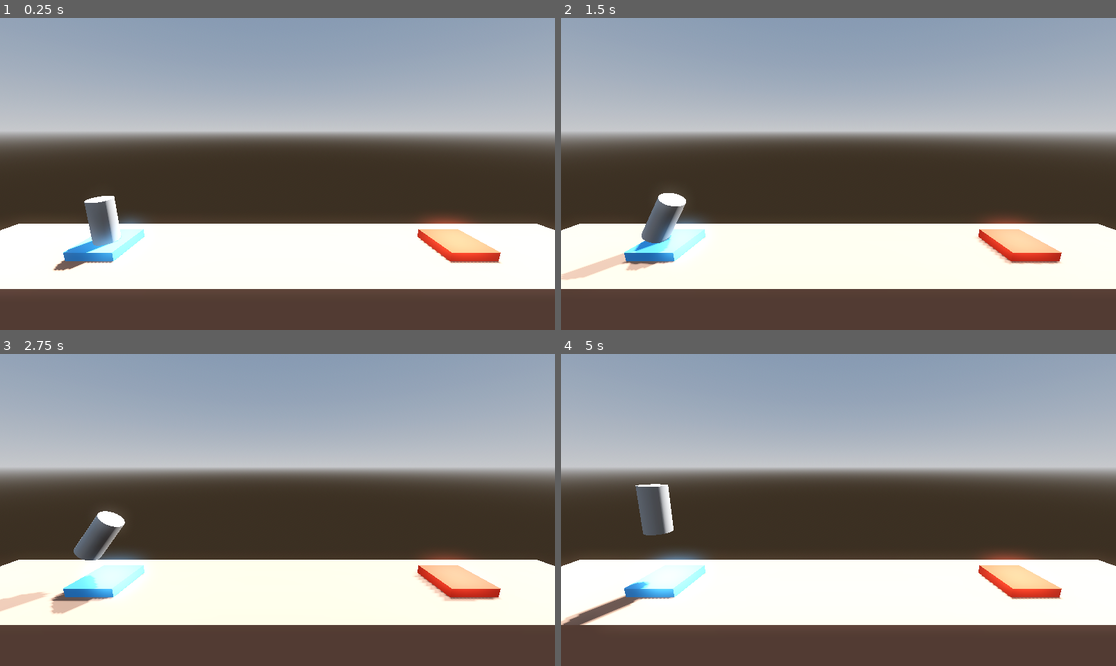
Above: before the commit, frames 1-4 (two rows, left to right).
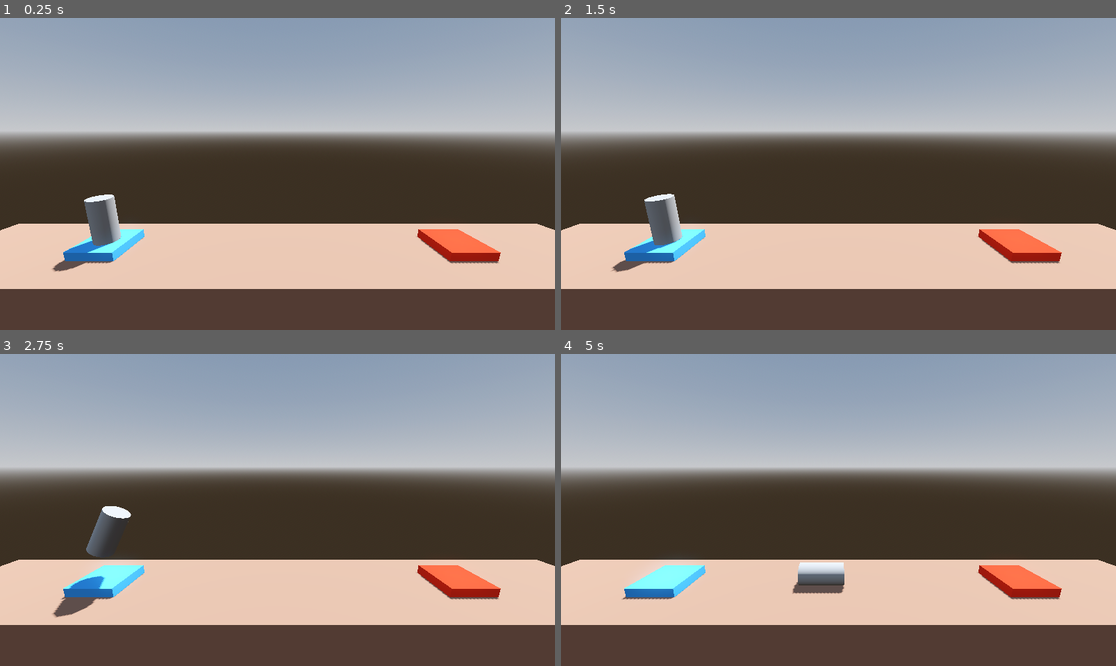
Above: after the commit, the same moments.

Repository: pyxn/godot-project-boost
Game: Godot game, scene res://Level/Level.tscn
Two runs of this game, one before a commit and one after it. Both use one fixed random seed, a clock stepped at 60 frames per second and the inputs below.
Inputs:
- Up to frame 1 (0.25 s): no input
- Up to frame 2 (1.5 s): tap Enter (ui_accept) at 0.5, 1.35 s; hold Right (ui_right) 0.53-1.28 s; hold Enter (ui_accept) 0.53-1.28 s; hold Left (ui_left) from 1.28 s (still down)
- Up to frame 3 (2.75 s): tap Enter (ui_accept) at 1.52, 1.82 s; release Left (ui_left) at 2.03 s; hold Right (ui_right) from 2.03 s (still down); hold Enter (ui_accept) from 2.03 s (still down)
- Up to frame 4 (5 s): release Enter (ui_accept) at 2.78 s; tap Enter (ui_accept) at 2.85, 3.02, 3.32, 4.35, 4.52, 4.82 s; release Right (ui_right) at 3.53 s; hold Enter (ui_accept) 3.53-4.28 s; hold Left (ui_left) from 3.53 s (still down)

The runs differ from the first frame. In frame 1, 21% of the frame differs, in the area x 0-100%, y 56-87%; in frame 2, 21%; in frame 3, 21%; in frame 4, 22%, in the area x 0-100%, y 41-87%.

Commit message:
rigidbody3d and physics to player to simulate rocket movement

Diff:
--- a/Player.gd
+++ b/Player.gd
@@ -1,10 +1,16 @@
-extends Node3D
+extends RigidBody3D
+
+var force_magnitude: float = 1000.00
+var torque_magnitude: float = 100.00
+
 
 # Called every frame. 'delta' is the elapsed time since the previous frame.
 func _process(delta: float) -> void:
 	if Input.is_action_pressed("ui_accept"):
-		position.y += delta
+		apply_central_force(basis.y * delta * force_magnitude)
+
 	if Input.is_action_pressed("ui_left"):
-		rotate_z(delta) # rotate by delta radians
+		apply_torque(Vector3(0.0, 0.0, torque_magnitude * delta))
+
 	if Input.is_action_pressed("ui_right"):
-		rotate_z(-delta)
+		apply_torque(Vector3(0.0, 0.0, -torque_magnitude * delta))
--- a/player.tscn
+++ b/player.tscn
@@ -1,32 +1,22 @@
-[gd_scene load_steps=6 format=3 uid="uid://bd1e8by45hv8j"]
+[gd_scene load_steps=4 format=3 uid="uid://bd1e8by45hv8j"]
 
 [ext_resource type="Script" path="res://Player.gd" id="1_g6evb"]
 
-[sub_resource type="ProceduralSkyMaterial" id="ProceduralSkyMaterial_aetjr"]
-sky_horizon_color = Color(0.64625, 0.65575, 0.67075, 1)
-ground_horizon_color = Color(0.64625, 0.65575, 0.67075, 1)
-
-[sub_resource type="Sky" id="Sky_gh01c"]
-sky_material = SubResource("ProceduralSkyMaterial_aetjr")
-
-[sub_resource type="Environment" id="Environment_t385e"]
-background_mode = 2
-sky = SubResource("Sky_gh01c")
-tonemap_mode = 2
-glow_enabled = true
-
 [sub_resource type="CylinderMesh" id="CylinderMesh_4528o"]
 
-[node name="Player" type="Node3D"]
+[sub_resource type="CylinderShape3D" id="CylinderShape3D_i0m7q"]
+
+[node name="Player" type="RigidBody3D"]
 transform = Transform3D(1, 0, 0, 0, 1, 0, 0, 0, 1, 0, 1.13988, 0)
+axis_lock_linear_z = true
+axis_lock_angular_x = true
+axis_lock_angular_y = true
+linear_damp = 1.0
+angular_damp = 3.0
 script = ExtResource("1_g6evb")
-
-[node name="WorldEnvironment" type="WorldEnvironment" parent="."]
-environment = SubResource("Environment_t385e")
-
-[node name="DirectionalLight3D" type="DirectionalLight3D" parent="."]
-transform = Transform3D(-0.866025, -0.433013, 0.25, 0, 0.5, 0.866025, -0.5, 0.75, -0.433013, 0, 0, 0)
-shadow_enabled = true
 
 [node name="MeshInstance3D" type="MeshInstance3D" parent="."]
 mesh = SubResource("CylinderMesh_4528o")
+
+[node name="CollisionShape3D" type="CollisionShape3D" parent="."]
+shape = SubResource("CylinderShape3D_i0m7q")
